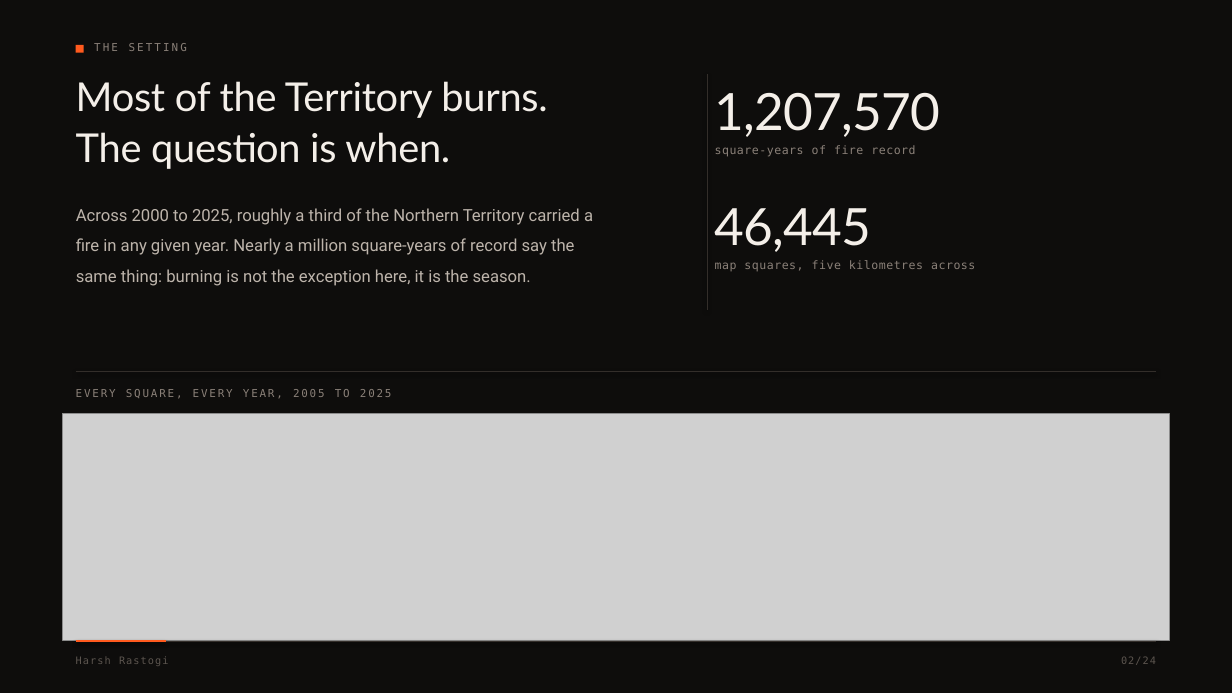
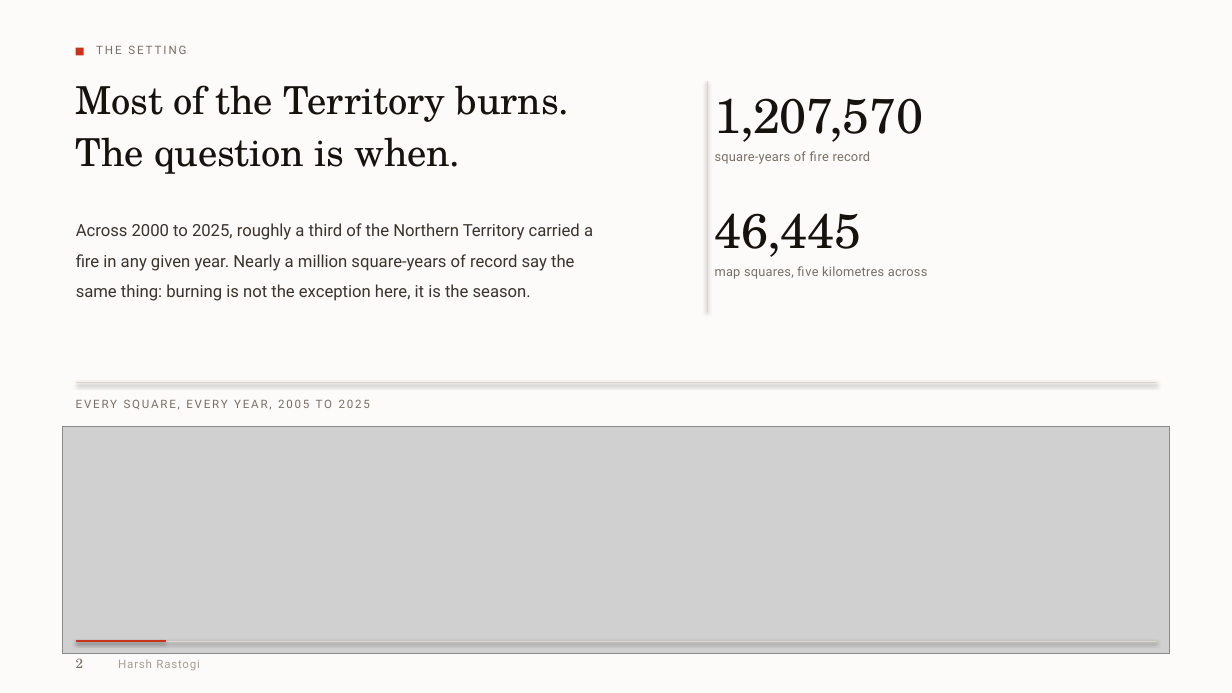
Before and after one commit to harshrastogii/PYRANTIS, a slide deck: slide 2 of reports/PYRANTIS_presentation_redesigned.pptx. Drawn at 1232x693 pixels with LibreOffice and Linux fonts; fonts in the diff are those of the drawing; grey boxes stand for pictures. Boxes give left, top, right and bottom in pixels: in the first picture for what was removed or moved away, otherwise in the second. Text is boxed around its words. In the diff, an @@ line names an element or a change of style, - is before the commit and + after.

```diff
--- a/reports/PYRANTIS_presentation_redesigned.pptx
+++ b/reports/PYRANTIS_presentation_redesigned.pptx
@@ background #0E0D0C to #FCFBF9 @@
@@ rectangle moved from (x1=76, y1=44, x2=84, y2=53) to (x1=76, y1=48, x2=84, y2=56) @@
@@ rectangle at (x1=76, y1=48, x2=84, y2=56): fill #FF5A1E to #C8341B @@
@@ text "THE SETTING" at (x1=96, y1=45, x2=186, y2=54): size 8.5 to 9 pt, font DejaVu Sans Mono to Roboto, text colour #8A8078 to #787066, letter spacing 1.6 to 1.5 pt @@
@@ text "Most of the Territory burns. ..." at (x1=76, y1=85, x2=570, y2=174): size 31 to 30 pt, font Lato to TeX Gyre Schola, text colour #F4EFE9 to #16130F, letter spacing -0.2 to -0.1 pt; line spacing 1.06 to 1.14 @@
@@ line moved from (707, 74) - (707, 310) to (707, 81) - (707, 312) @@
@@ line (707, 81) - (707, 312): stroke #332E2A 0.9 pt to #DCD5CA 0.9 pt @@
@@ text "1,207,570" at (x1=715, y1=98, x2=924, y2=142): size 40 to 38 pt, font Lato to TeX Gyre Schola, text colour #F4EFE9 to #16130F, letter spacing -0.6 to -0.4 pt @@
@@ text "square-years of fire record" at (x1=715, y1=151, x2=871, y2=164): size 9 to 10 pt, font DejaVu Sans Mono to Roboto, text colour #8A8078 to #787066, letter spacing 0.4 to 0.2 pt; line spacing 1.3 to 1.28 @@
@@ text "Across 2000 to 2025, roughly ..." moved from (x1=76, y1=208, x2=593, y2=286) to (x1=76, y1=223, x2=593, y2=301) @@
@@ text "Across 2000 to 2025, roughly ..." at (x1=76, y1=223, x2=593, y2=301): text colour #BDB4AB to #3A342E; line spacing 1.52 to 1.54 @@
@@ text "46,445" at (x1=715, y1=213, x2=862, y2=257): size 40 to 38 pt, font Lato to TeX Gyre Schola, text colour #F4EFE9 to #16130F, letter spacing -0.6 to -0.4 pt @@
@@ text "map squares, five kilometres across" at (x1=715, y1=266, x2=928, y2=279): size 9 to 10 pt, font DejaVu Sans Mono to Roboto, text colour #8A8078 to #787066, letter spacing 0.4 to 0.2 pt; line spacing 1.3 to 1.28 @@
@@ line moved from (76, 372) - (1156, 372) to (76, 383) - (1156, 383) @@
@@ line (76, 383) - (1156, 383): stroke #332E2A 0.9 pt to #DCD5CA 0.9 pt @@
@@ text "EVERY SQUARE, EVERY YEAR, 2005 ..." moved from (x1=76, y1=389, x2=392, y2=399) to (x1=76, y1=399, x2=370, y2=410) @@
@@ text "EVERY SQUARE, EVERY YEAR, 2005 ..." at (x1=76, y1=399, x2=370, y2=410): size 8.5 to 9 pt, font DejaVu Sans Mono to Roboto, text colour #8A8078 to #787066 @@
@@ picture moved from (x1=63, y1=414, x2=1169, y2=640) to (x1=63, y1=427, x2=1169, y2=653) @@
@@ line (76, 641) - (1156, 641): stroke #332E2A 0.9 pt to #DCD5CA 0.9 pt @@
@@ line (76, 641) - (165, 641): stroke #FF5A1E 1.6 pt to #C8341B 1.4 pt @@
@@ text added at (x1=76, y1=658, x2=83, y2=668), 10.5 pt, text #787066 @@
+2
@@ text "Harsh Rastogi" moved from (x1=76, y1=654, x2=630, y2=675) to (x1=118, y1=659, x2=199, y2=670) @@
@@ text "Harsh Rastogi" at (x1=118, y1=659, x2=199, y2=670): size 8 to 9 pt, font DejaVu Sans Mono to Roboto, text colour #5C554F to #A79D91, letter spacing 0.8 to 0.6 pt @@
@@ text removed at (x1=1121, y1=656, x2=1134, y2=664) @@
-02/24
```
Also in this commit, not shown: 23 other slides changed, 3 other files.
